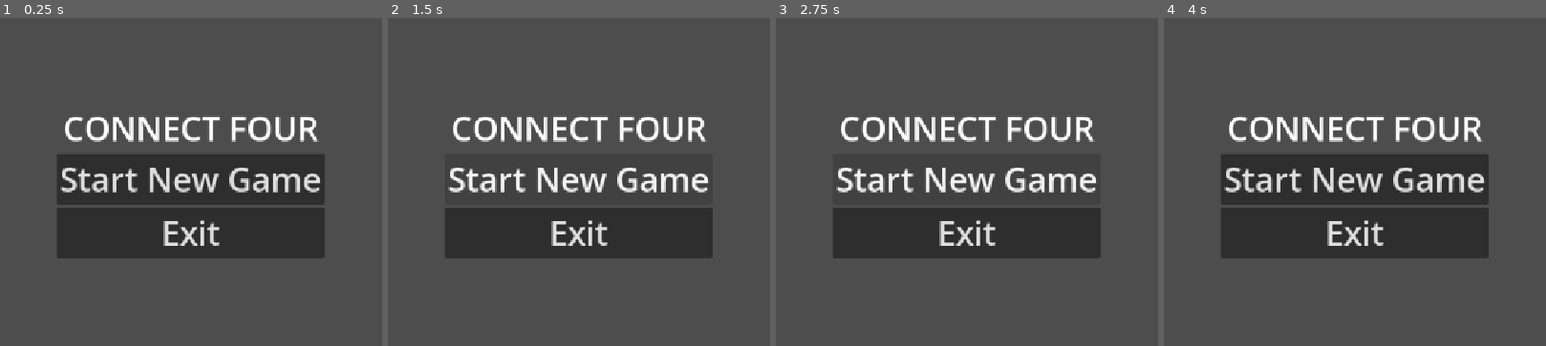
Above: before the commit, frames 1-4 (left to right).
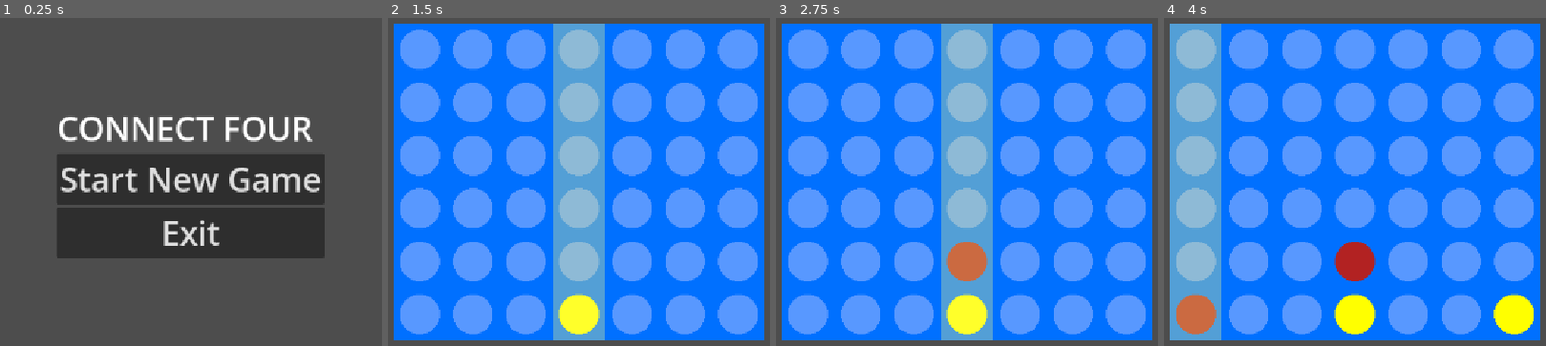
Above: after the commit, the same moments.

Repository: andrecmsousa/connect-four
Game: Godot game, scene res://scenes/main_menu.tscn
The game is run twice, just before and just after one commit, with the same random seed, the same clock (stepped at 60 frames per second) and the same inputs.
Inputs (mouse positions are in pixels of both pictures, inside the frame that each line leads up to):
- Up to frame 1 (0.25 s): no input
- Up to frame 2 (1.5 s): click "Start New Game" at 0.5 s; click (579, 178) at 1.25 s, where only the run before the commit has a clickable "Start New Game"
- Up to frame 3 (2.75 s): click (967, 178) at 2 s, where only the run before the commit has a clickable "Start New Game"
- Up to frame 4 (4 s): tap Enter at 2.75 s; move the mouse to (1523, 159) at 2.77 s; click (1523, 159) at 2.92 s; tap Space at 3.5 s; move the mouse to (1202, 204) at 3.52 s; click (1202, 204) at 3.67 s

The runs differ from the first frame. In frame 1, 3.4% of the frame differs, in the area x 15-84%, y 30-38%; in frame 2, 94%, in the area x 1-99%, y 1-99%; in frame 3, 94%; in frame 4, 94%.

Commit message:
Add PauseMenu
Introduce a new Pause menu that can be activated mid-game through the UI Cancel input (i.e., the "Escape" key).

To this end, a separate MenuPanel scene was created with its own ConnectFourTheme, so that the MainMenu and the PauseMenu can reuse to keep the same layout and visual properties.

Currently, only the "Resume" button of the Pause menu has any functionality.

Diff:
--- /dev/null
+++ b/assets/themes/ConnectFourTheme.tres
@@ -0,0 +1,8 @@
+[gd_resource type="Theme" format=3 uid="uid://rtbr4i01cm28"]
+
+[sub_resource type="SystemFont" id="SystemFont_r4s1b"]
+font_names = PackedStringArray("Arial Rounded MT")
+
+[resource]
+default_font = SubResource("SystemFont_r4s1b")
+default_font_size = 50
--- a/scenes/game.tscn
+++ b/scenes/game.tscn
@@ -2,9 +2,44 @@
 
 [ext_resource type="Script" uid="uid://cr2koykwns853" path="res://scripts/game.gd" id="1_yqjtg"]
 [ext_resource type="PackedScene" uid="uid://kkvw1qoqvfk3" path="res://scenes/board.tscn" id="2_lnu2h"]
+[ext_resource type="Script" uid="uid://db8rguwvfcvpx" path="res://scripts/pause_menu.gd" id="3_lbhrr"]
+[ext_resource type="PackedScene" uid="uid://5arxs3jwb6ni" path="res://scenes/ui/menu_panel.tscn" id="4_iywne"]
 
 [node name="Game" type="Node" unique_id=1034552346]
 script = ExtResource("1_yqjtg")
 
 [node name="Board" parent="." unique_id=660883949 instance=ExtResource("2_lnu2h")]
 position = Vector2(296, 84)
+
+[node name="PauseLayer" type="CanvasLayer" parent="." unique_id=893653053]
+
+[node name="PauseMenu" type="Control" parent="PauseLayer" unique_id=1125376925]
+process_mode = 2
+layout_mode = 3
+anchors_preset = 15
+anchor_right = 1.0
+anchor_bottom = 1.0
+grow_horizontal = 2
+grow_vertical = 2
+script = ExtResource("3_lbhrr")
+
+[node name="MenuPanel" parent="PauseLayer/PauseMenu" unique_id=913458492 instance=ExtResource("4_iywne")]
+layout_mode = 1
+
+[node name="ResumeButton" type="Button" parent="PauseLayer/PauseMenu/MenuPanel/CenterContainer/MenuContainer/ButtonContainer" parent_id_path=PackedInt32Array(913458492, 2055332975) index="0" unique_id=832820387]
+layout_mode = 2
+text = "Resume"
+
+[node name="StartButton" type="Button" parent="PauseLayer/PauseMenu/MenuPanel/CenterContainer/MenuContainer/ButtonContainer" parent_id_path=PackedInt32Array(913458492, 2055332975) index="1" unique_id=641876421]
+layout_mode = 2
+text = "Start New Game"
+
+[node name="ExitButton" type="Button" parent="PauseLayer/PauseMenu/MenuPanel/CenterContainer/MenuContainer/ButtonContainer" parent_id_path=PackedInt32Array(913458492, 2055332975) index="2" unique_id=1767888385]
+layout_mode = 2
+text = "Exit"
+
+[connection signal="pressed" from="PauseLayer/PauseMenu/MenuPanel/CenterContainer/MenuContainer/ButtonContainer/ResumeButton" to="PauseLayer/PauseMenu" method="_on_resume_button_pressed"]
+[connection signal="pressed" from="PauseLayer/PauseMenu/MenuPanel/CenterContainer/MenuContainer/ButtonContainer/StartButton" to="PauseLayer/PauseMenu" method="_on_start_button_pressed"]
+[connection signal="pressed" from="PauseLayer/PauseMenu/MenuPanel/CenterContainer/MenuContainer/ButtonContainer/ExitButton" to="PauseLayer/PauseMenu" method="_on_exit_button_pressed"]
+
+[editable path="PauseLayer/PauseMenu/MenuPanel"]
--- a/scenes/main_menu.tscn
+++ b/scenes/main_menu.tscn
@@ -1,13 +1,8 @@
 [gd_scene format=3 uid="uid://0adsgnd5crmi"]
 
 [ext_resource type="Script" uid="uid://dht0yike81o12" path="res://scripts/main_menu.gd" id="1_l6cm7"]
-
-[sub_resource type="SystemFont" id="SystemFont_ajtct"]
-font_names = PackedStringArray("Arial Rounded MT")
-
-[sub_resource type="Theme" id="Theme_ostoq"]
-default_font = SubResource("SystemFont_ajtct")
-default_font_size = 50
+[ext_resource type="PackedScene" uid="uid://blqpdglron6af" path="res://scenes/game.tscn" id="2_ekxnf"]
+[ext_resource type="PackedScene" uid="uid://5arxs3jwb6ni" path="res://scenes/ui/menu_panel.tscn" id="4_wu84c"]
 
 [node name="MainMenu" type="Control" unique_id=679803472]
 layout_mode = 3
@@ -16,33 +11,21 @@
 anchor_bottom = 1.0
 grow_horizontal = 2
 grow_vertical = 2
-theme = SubResource("Theme_ostoq")
 script = ExtResource("1_l6cm7")
+game_scene = ExtResource("2_ekxnf")
 
-[node name="CenterContainer" type="CenterContainer" parent="." unique_id=606912945]
+[node name="MenuPanel" parent="." unique_id=913458492 instance=ExtResource("4_wu84c")]
 layout_mode = 1
-anchors_preset = 15
-anchor_right = 1.0
-anchor_bottom = 1.0
-grow_horizontal = 2
-grow_vertical = 2
 
-[node name="MenuContainer" type="VBoxContainer" parent="CenterContainer" unique_id=1580382905]
-layout_mode = 2
-alignment = 1
-
-[node name="Title" type="Label" parent="CenterContainer/MenuContainer" unique_id=1741746730]
-layout_mode = 2
-size_flags_horizontal = 4
-text = "CONNECT FOUR"
-
-[node name="StartButton" type="Button" parent="CenterContainer/MenuContainer" unique_id=832354073]
+[node name="StartButton" type="Button" parent="MenuPanel/CenterContainer/MenuContainer/ButtonContainer" parent_id_path=PackedInt32Array(913458492, 2055332975) index="0" unique_id=1691739926]
 layout_mode = 2
 text = "Start New Game"
 
-[node name="ExitButton" type="Button" parent="CenterContainer/MenuContainer" unique_id=1776234741]
+[node name="ExitButton" type="Button" parent="MenuPanel/CenterContainer/MenuContainer/ButtonContainer" parent_id_path=PackedInt32Array(913458492, 2055332975) index="1" unique_id=1674082013]
 layout_mode = 2
 text = "Exit"
 
-[connection signal="pressed" from="CenterContainer/MenuContainer/StartButton" to="." method="_on_start_button_pressed"]
-[connection signal="pressed" from="CenterContainer/MenuContainer/ExitButton" to="." method="_on_exit_button_pressed"]
+[connection signal="pressed" from="MenuPanel/CenterContainer/MenuContainer/ButtonContainer/StartButton" to="." method="_on_start_button_pressed"]
+[connection signal="pressed" from="MenuPanel/CenterContainer/MenuContainer/ButtonContainer/ExitButton" to="." method="_on_exit_button_pressed"]
+
+[editable path="MenuPanel"]
--- /dev/null
+++ b/scenes/ui/menu_panel.tscn
@@ -0,0 +1,30 @@
+[gd_scene format=3 uid="uid://5arxs3jwb6ni"]
+
+[ext_resource type="Theme" uid="uid://rtbr4i01cm28" path="res://assets/themes/ConnectFourTheme.tres" id="1_ylsxj"]
+
+[node name="MenuPanel" type="Control" unique_id=913458492]
+layout_mode = 3
+anchors_preset = 15
+anchor_right = 1.0
+anchor_bottom = 1.0
+grow_horizontal = 2
+grow_vertical = 2
+theme = ExtResource("1_ylsxj")
+
+[node name="CenterContainer" type="CenterContainer" parent="." unique_id=1338991836]
+layout_mode = 1
+anchors_preset = 15
+anchor_right = 1.0
+anchor_bottom = 1.0
+grow_horizontal = 2
+grow_vertical = 2
+
+[node name="MenuContainer" type="VBoxContainer" parent="CenterContainer" unique_id=166785570]
+layout_mode = 2
+
+[node name="Title" type="Label" parent="CenterContainer/MenuContainer" unique_id=1758190858]
+layout_mode = 2
+text = "CONNECT FOUR"
+
+[node name="ButtonContainer" type="VBoxContainer" parent="CenterContainer/MenuContainer" unique_id=2055332975]
+layout_mode = 2
--- a/scripts/game.gd
+++ b/scripts/game.gd
@@ -1,11 +1,22 @@
 extends Node
 
+@onready var pause_menu = $PauseLayer/PauseMenu
 
-# Called when the node enters the scene tree for the first time.
+func pause_game() -> void:
+	pause_menu.show()
+	get_tree().paused = true
+
+func resume_game() -> void:
+	pause_menu.hide()
+	get_tree().paused = false
+
 func _ready() -> void:
-	pass # Replace with function body.
+	pause_menu.resume_pressed.connect(resume_game)
+	pause_menu.hide()
 
+func _unhandled_input(event: InputEvent) -> void:
+	if event.is_action_pressed("ui_cancel"):
+		pause_game()
 
-# Called every frame. 'delta' is the elapsed time since the previous frame.
 func _process(delta: float) -> void:
 	pass
--- a/scripts/main_menu.gd
+++ b/scripts/main_menu.gd
@@ -1,7 +1,9 @@
 extends Control
 
+@export var game_scene: PackedScene
+
 func _on_start_button_pressed() -> void:
-	print("Start a new game!")
+	get_tree().change_scene_to_packed(game_scene)
 
 func _on_exit_button_pressed() -> void:
 	get_tree().quit()
--- /dev/null
+++ b/scripts/pause_menu.gd
@@ -0,0 +1,14 @@
+extends Control
+
+signal resume_pressed
+signal new_game_pressed
+signal exit_pressed
+
+func _on_resume_button_pressed() -> void:
+	resume_pressed.emit()
+
+func _on_start_button_pressed() -> void:
+	new_game_pressed.emit()
+
+func _on_exit_button_pressed() -> void:
+	exit_pressed.emit()
Not shown, added: scripts/pause_menu.gd.uid
